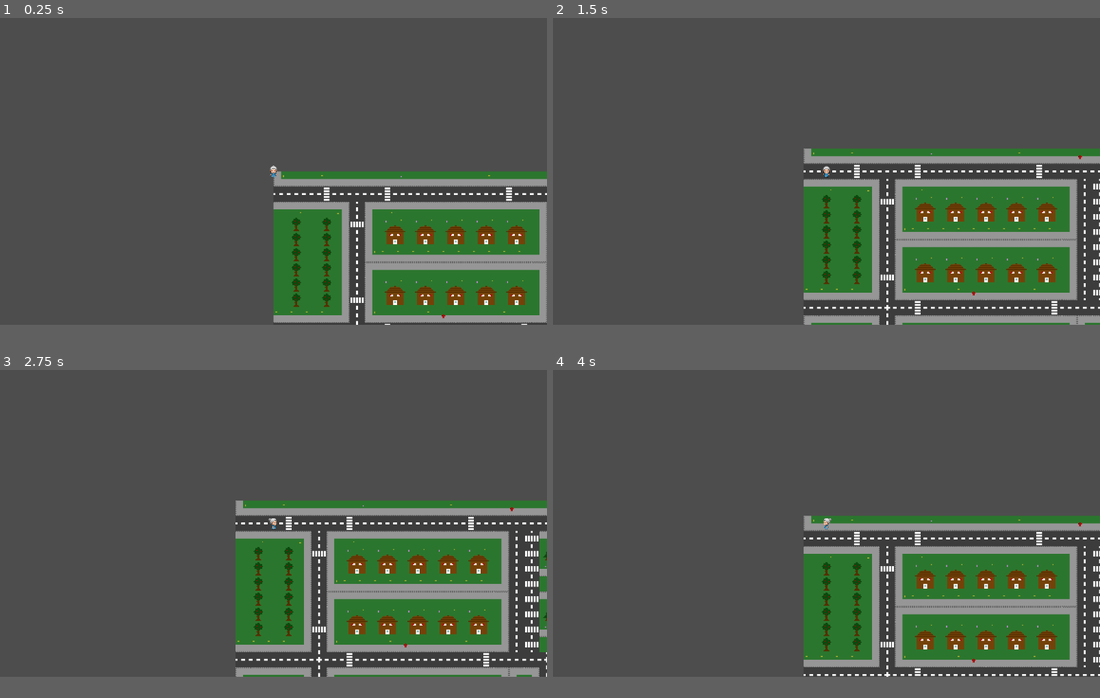
Above: before the commit, frames 1-4 (two rows, left to right).
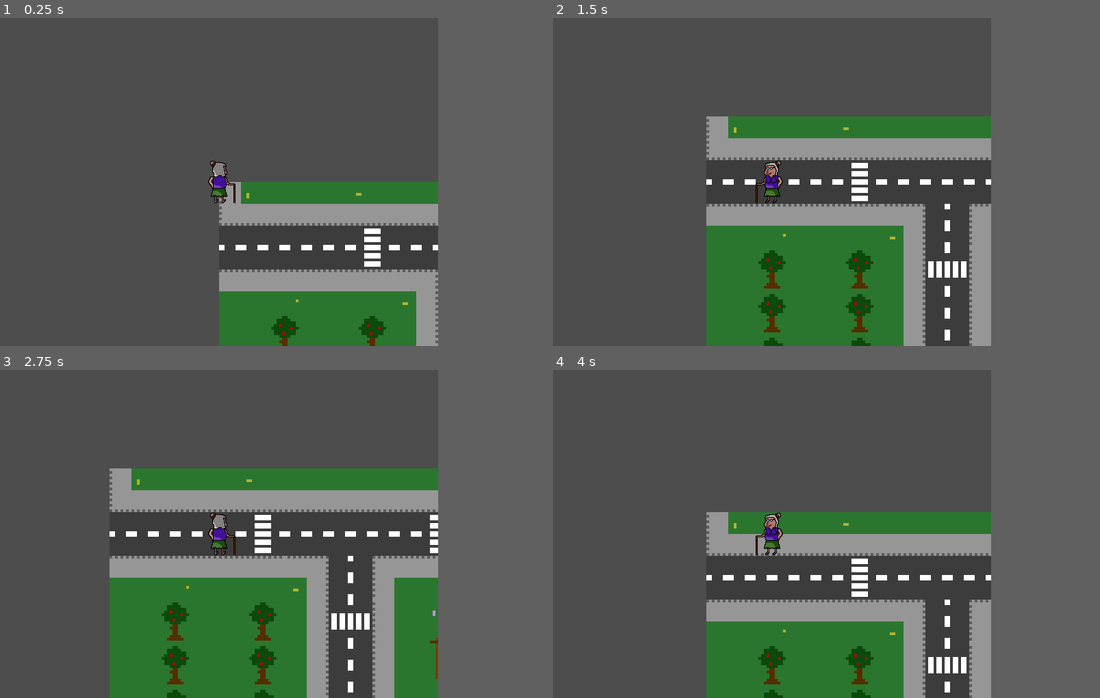
Above: after the commit, the same moments.

Repository: chrismeunier/EpicGameJam11
Game: Godot game, scene res://TileMap/world.tscn
The game is run twice, just before and just after one commit, with the same random seed, the same clock (stepped at 60 frames per second) and the same inputs.
Inputs:
- Up to frame 1 (0.25 s): no input
- Up to frame 2 (1.5 s): tap Enter at 0.5 s; hold D (Right) 0.53-1.28 s; tap Space at 1.25 s; hold S (Down) from 1.28 s (still down)
- Up to frame 3 (2.75 s): tap Enter at 2 s; release S (Down) at 2.03 s; hold D (Right) from 2.03 s (still down)
- Up to frame 4 (4 s): tap Space at 2.75 s; release D (Right) at 2.78 s; hold W (Up) 2.78-3.53 s; tap Enter at 3.5 s; hold A (Left) from 3.53 s (still down)
In our replay, the window is 799x449 before the commit and 640x480 after it. These sizes can differ from the game's own. Grey fills any space a smaller window leaves; there, only what the larger window draws over its background counts as a difference.

The runs differ from the first frame. In frame 1, 26% of the frame differs, in the area x 38-100%, y 43-100%; in frame 2, 37%; in frame 3, 39%, in the area x 0-100%, y 30-100%; in frame 4, 30%.

Commit message:
No more fake Miss understanding

Diff:
--- a/characters/player.tscn
+++ b/characters/player.tscn
@@ -1,107 +1,174 @@
-[gd_scene load_steps=16 format=3 uid="uid://dkjvq1dd5doeu"]
+[gd_scene load_steps=29 format=3 uid="uid://dkjvq1dd5doeu"]
 
 [ext_resource type="Script" uid="uid://cjrh0q7secvp0" path="res://characters/player.gd" id="1_3eadt"]
-[ext_resource type="Texture2D" uid="uid://cotjhp2jipesy" path="res://Visuels/mami.png" id="1_dnjla"]
+[ext_resource type="Texture2D" uid="uid://b03uudwjsewd1" path="res://Visuels/Grandma_left_down.png" id="2_tory2"]
+[ext_resource type="Texture2D" uid="uid://vouxydyjcvds" path="res://Visuels/Grandma_up_right.png" id="3_x0jl3"]
+
+[sub_resource type="AtlasTexture" id="AtlasTexture_evndh"]
+atlas = ExtResource("2_tory2")
+region = Rect2(0, 0, 64, 64)
+
+[sub_resource type="AtlasTexture" id="AtlasTexture_h1q25"]
+atlas = ExtResource("2_tory2")
+region = Rect2(0, 0, 64, 64)
+
+[sub_resource type="AtlasTexture" id="AtlasTexture_j31ep"]
+atlas = ExtResource("3_x0jl3")
+region = Rect2(0, 0, 64, 64)
+
+[sub_resource type="AtlasTexture" id="AtlasTexture_6t23p"]
+atlas = ExtResource("3_x0jl3")
+region = Rect2(0, 0, 64, 64)
+
+[sub_resource type="AtlasTexture" id="AtlasTexture_n8jd0"]
+atlas = ExtResource("2_tory2")
+region = Rect2(0, 0, 64, 64)
 
 [sub_resource type="AtlasTexture" id="AtlasTexture_q605b"]
-atlas = ExtResource("1_dnjla")
-region = Rect2(48, 0, 48, 48)
+atlas = ExtResource("2_tory2")
+region = Rect2(64, 0, 64, 64)
 
 [sub_resource type="AtlasTexture" id="AtlasTexture_eho78"]
-atlas = ExtResource("1_dnjla")
-region = Rect2(48, 48, 48, 48)
+atlas = ExtResource("2_tory2")
+region = Rect2(128, 0, 64, 64)
 
 [sub_resource type="AtlasTexture" id="AtlasTexture_8sqrr"]
-atlas = ExtResource("1_dnjla")
-region = Rect2(48, 96, 48, 48)
+atlas = ExtResource("2_tory2")
+region = Rect2(192, 0, 64, 64)
 
 [sub_resource type="AtlasTexture" id="AtlasTexture_6rrl0"]
-atlas = ExtResource("1_dnjla")
-region = Rect2(48, 144, 48, 48)
-
-[sub_resource type="AtlasTexture" id="AtlasTexture_3eadt"]
-atlas = ExtResource("1_dnjla")
-region = Rect2(0, 0, 48, 48)
-
-[sub_resource type="AtlasTexture" id="AtlasTexture_tory2"]
-atlas = ExtResource("1_dnjla")
-region = Rect2(96, 0, 48, 48)
-
-[sub_resource type="AtlasTexture" id="AtlasTexture_x0jl3"]
-atlas = ExtResource("1_dnjla")
-region = Rect2(0, 48, 48, 48)
-
-[sub_resource type="AtlasTexture" id="AtlasTexture_evndh"]
-atlas = ExtResource("1_dnjla")
-region = Rect2(96, 48, 48, 48)
-
-[sub_resource type="AtlasTexture" id="AtlasTexture_h1q25"]
-atlas = ExtResource("1_dnjla")
-region = Rect2(0, 96, 48, 48)
-
-[sub_resource type="AtlasTexture" id="AtlasTexture_j31ep"]
-atlas = ExtResource("1_dnjla")
-region = Rect2(96, 96, 48, 48)
-
-[sub_resource type="AtlasTexture" id="AtlasTexture_6t23p"]
-atlas = ExtResource("1_dnjla")
-region = Rect2(0, 144, 48, 48)
-
-[sub_resource type="AtlasTexture" id="AtlasTexture_n8jd0"]
-atlas = ExtResource("1_dnjla")
-region = Rect2(96, 144, 48, 48)
+atlas = ExtResource("2_tory2")
+region = Rect2(256, 0, 64, 64)
+
+[sub_resource type="AtlasTexture" id="AtlasTexture_eus45"]
+atlas = ExtResource("2_tory2")
+region = Rect2(0, 0, 64, 64)
+
+[sub_resource type="AtlasTexture" id="AtlasTexture_vcag3"]
+atlas = ExtResource("2_tory2")
+region = Rect2(64, 0, 64, 64)
+
+[sub_resource type="AtlasTexture" id="AtlasTexture_h076o"]
+atlas = ExtResource("2_tory2")
+region = Rect2(128, 0, 64, 64)
+
+[sub_resource type="AtlasTexture" id="AtlasTexture_lcfw7"]
+atlas = ExtResource("2_tory2")
+region = Rect2(192, 0, 64, 64)
+
+[sub_resource type="AtlasTexture" id="AtlasTexture_b0vde"]
+atlas = ExtResource("2_tory2")
+region = Rect2(256, 0, 64, 64)
+
+[sub_resource type="AtlasTexture" id="AtlasTexture_ke0a4"]
+atlas = ExtResource("3_x0jl3")
+region = Rect2(0, 0, 64, 64)
+
+[sub_resource type="AtlasTexture" id="AtlasTexture_41yun"]
+atlas = ExtResource("3_x0jl3")
+region = Rect2(64, 0, 64, 64)
+
+[sub_resource type="AtlasTexture" id="AtlasTexture_svrv0"]
+atlas = ExtResource("3_x0jl3")
+region = Rect2(128, 0, 64, 64)
+
+[sub_resource type="AtlasTexture" id="AtlasTexture_4rspn"]
+atlas = ExtResource("3_x0jl3")
+region = Rect2(192, 0, 64, 64)
+
+[sub_resource type="AtlasTexture" id="AtlasTexture_hsn1j"]
+atlas = ExtResource("3_x0jl3")
+region = Rect2(256, 0, 64, 64)
+
+[sub_resource type="AtlasTexture" id="AtlasTexture_dx8gg"]
+atlas = ExtResource("3_x0jl3")
+region = Rect2(0, 0, 64, 64)
+
+[sub_resource type="AtlasTexture" id="AtlasTexture_qp1es"]
+atlas = ExtResource("3_x0jl3")
+region = Rect2(64, 0, 64, 64)
+
+[sub_resource type="AtlasTexture" id="AtlasTexture_qk7w8"]
+atlas = ExtResource("3_x0jl3")
+region = Rect2(128, 0, 64, 64)
+
+[sub_resource type="AtlasTexture" id="AtlasTexture_3t8uj"]
+atlas = ExtResource("3_x0jl3")
+region = Rect2(192, 0, 64, 64)
+
+[sub_resource type="AtlasTexture" id="AtlasTexture_rjhu2"]
+atlas = ExtResource("3_x0jl3")
+region = Rect2(256, 0, 64, 64)
 
 [sub_resource type="SpriteFrames" id="SpriteFrames_q605b"]
 animations = [{
 "frames": [{
 "duration": 1.0,
+"texture": SubResource("AtlasTexture_evndh")
+}],
+"loop": true,
+"name": &"idle_down",
+"speed": 5.0
+}, {
+"frames": [{
+"duration": 1.0,
+"texture": SubResource("AtlasTexture_h1q25")
+}],
+"loop": true,
+"name": &"idle_left",
+"speed": 5.0
+}, {
+"frames": [{
+"duration": 1.0,
+"texture": SubResource("AtlasTexture_j31ep")
+}],
+"loop": true,
+"name": &"idle_right",
+"speed": 5.0
+}, {
+"frames": [{
+"duration": 1.0,
+"texture": SubResource("AtlasTexture_6t23p")
+}],
+"loop": true,
+"name": &"idle_up",
+"speed": 5.0
+}, {
+"frames": [{
+"duration": 1.0,
+"texture": SubResource("AtlasTexture_n8jd0")
+}, {
+"duration": 1.0,
 "texture": SubResource("AtlasTexture_q605b")
-}],
-"loop": true,
-"name": &"idle_down",
-"speed": 5.0
-}, {
-"frames": [{
+}, {
 "duration": 1.0,
 "texture": SubResource("AtlasTexture_eho78")
-}],
-"loop": true,
-"name": &"idle_left",
-"speed": 5.0
-}, {
-"frames": [{
+}, {
 "duration": 1.0,
 "texture": SubResource("AtlasTexture_8sqrr")
-}],
-"loop": true,
-"name": &"idle_right",
-"speed": 5.0
-}, {
-"frames": [{
+}, {
 "duration": 1.0,
 "texture": SubResource("AtlasTexture_6rrl0")
 }],
 "loop": true,
-"name": &"idle_up",
-"speed": 5.0
-}, {
-"frames": [{
-"duration": 1.0,
-"texture": SubResource("AtlasTexture_3eadt")
-}, {
-"duration": 1.0,
-"texture": SubResource("AtlasTexture_tory2")
-}],
-"loop": true,
 "name": &"move_down",
 "speed": 5.0
 }, {
 "frames": [{
 "duration": 1.0,
-"texture": SubResource("AtlasTexture_x0jl3")
-}, {
-"duration": 1.0,
-"texture": SubResource("AtlasTexture_evndh")
+"texture": SubResource("AtlasTexture_eus45")
+}, {
+"duration": 1.0,
+"texture": SubResource("AtlasTexture_vcag3")
+}, {
+"duration": 1.0,
+"texture": SubResource("AtlasTexture_h076o")
+}, {
+"duration": 1.0,
+"texture": SubResource("AtlasTexture_lcfw7")
+}, {
+"duration": 1.0,
+"texture": SubResource("AtlasTexture_b0vde")
 }],
 "loop": true,
 "name": &"move_left",
@@ -109,10 +176,19 @@
 }, {
 "frames": [{
 "duration": 1.0,
-"texture": SubResource("AtlasTexture_h1q25")
-}, {
-"duration": 1.0,
-"texture": SubResource("AtlasTexture_j31ep")
+"texture": SubResource("AtlasTexture_ke0a4")
+}, {
+"duration": 1.0,
+"texture": SubResource("AtlasTexture_41yun")
+}, {
+"duration": 1.0,
+"texture": SubResource("AtlasTexture_svrv0")
+}, {
+"duration": 1.0,
+"texture": SubResource("AtlasTexture_4rspn")
+}, {
+"duration": 1.0,
+"texture": SubResource("AtlasTexture_hsn1j")
 }],
 "loop": true,
 "name": &"move_right",
@@ -120,10 +196,19 @@
 }, {
 "frames": [{
 "duration": 1.0,
-"texture": SubResource("AtlasTexture_6t23p")
-}, {
-"duration": 1.0,
-"texture": SubResource("AtlasTexture_n8jd0")
+"texture": SubResource("AtlasTexture_dx8gg")
+}, {
+"duration": 1.0,
+"texture": SubResource("AtlasTexture_qp1es")
+}, {
+"duration": 1.0,
+"texture": SubResource("AtlasTexture_qk7w8")
+}, {
+"duration": 1.0,
+"texture": SubResource("AtlasTexture_3t8uj")
+}, {
+"duration": 1.0,
+"texture": SubResource("AtlasTexture_rjhu2")
 }],
 "loop": true,
 "name": &"move_up",
@@ -136,6 +221,8 @@
 [node name="AnimatedSprite2D" type="AnimatedSprite2D" parent="."]
 scale = Vector2(0.5, 0.5)
 sprite_frames = SubResource("SpriteFrames_q605b")
-animation = &"idle_down"
+animation = &"move_up"
+frame_progress = 0.499342
 
 [node name="Camera2D" type="Camera2D" parent="AnimatedSprite2D"]
+zoom = Vector2(2, 2)
--- a/project.godot
+++ b/project.godot
@@ -14,6 +14,11 @@
 run/main_scene="uid://gje6isjwjbvi"
 config/features=PackedStringArray("4.4", "GL Compatibility")
 config/icon="res://icon.svg"
+
+[display]
+
+window/size/viewport_width=640
+window/size/viewport_height=480
 
 [input]
 
Not shown, added: Visuels/Grandma_left_down.png.import
Not shown, added: Visuels/Grandma_up_right.png.import
